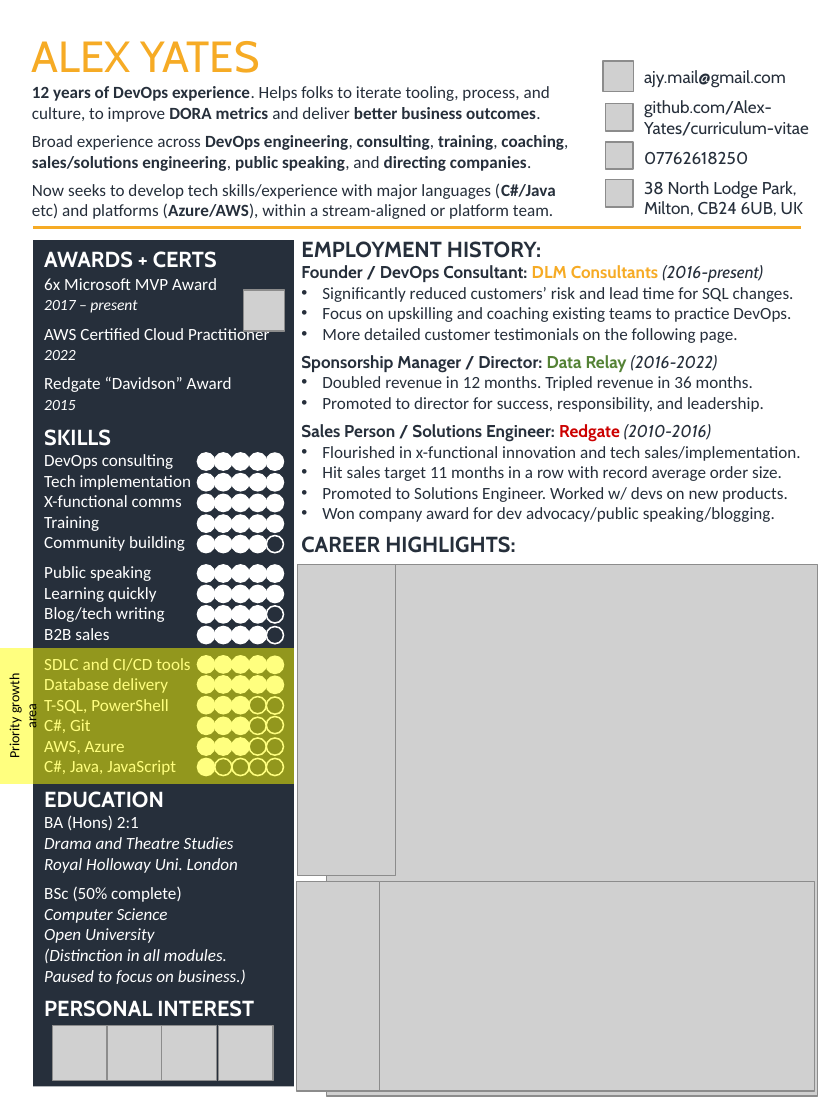
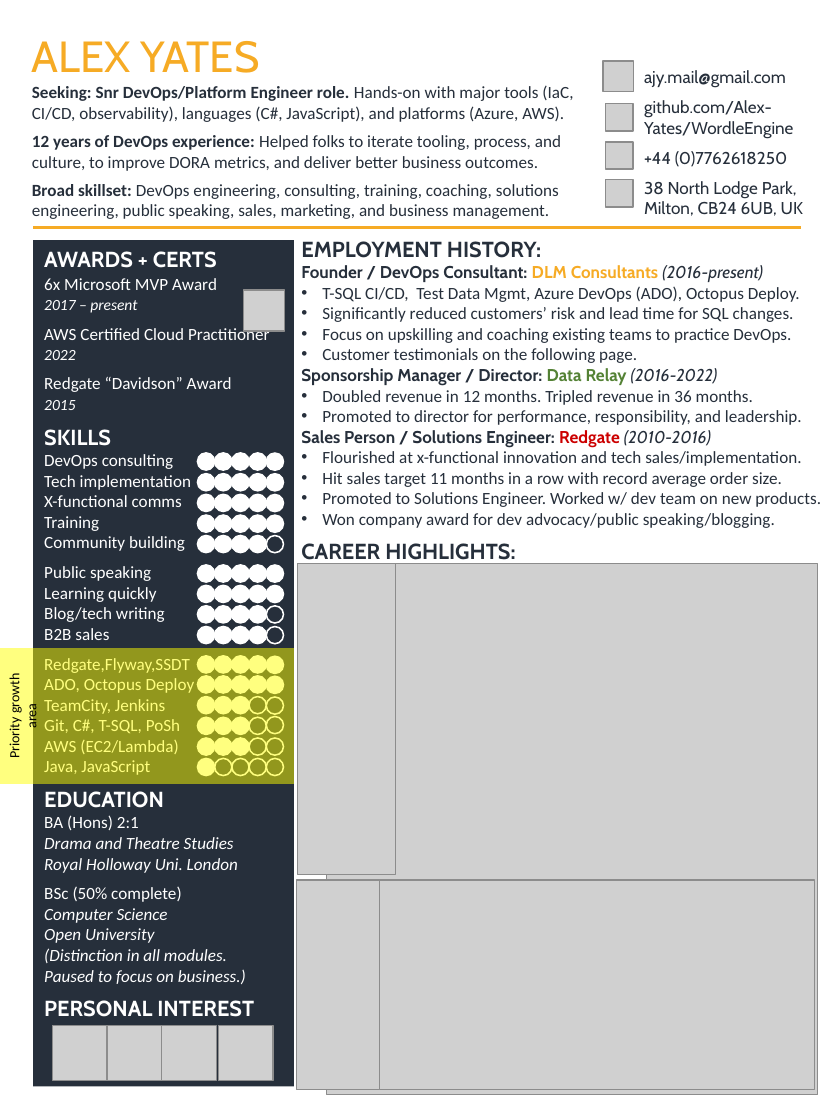
Before and after one commit to Alex-Yates/curriculum-vitae, a slide deck: slide 1 of src/CV_AlexYates_US.pptx. Drawn at 840x1120 pixels with LibreOffice and Linux fonts; fonts in the diff are those of the drawing; grey boxes stand for pictures. Boxes give left, top, right and bottom in pixels: in the first picture for what was removed or moved away, otherwise in the second. Text is boxed around its words. In the diff, an @@ line names an element or a change of style, - is before the commit and + after.

Commit message:
Updated following feedback from Ben

```diff
--- a/src/CV_AlexYates_US.pptx
+++ b/src/CV_AlexYates_US.pptx
@@ text at (x1=32, y1=85, x2=573, y2=219): text changed @@
-12 years of DevOps experience. Helps folks to iterate tooling, process, and culture, to improve DORA metrics and deliver better business outcomes.
-Broad experience across DevOps engineering, consulting, training, coaching, sales/solutions engineering, public speaking, and directing companies.
-Now seeks to develop tech skills/experience with major languages (C#/Java etc) and platforms (Azure/AWS), within a stream-aligned or platform team.
+Seeking: Snr DevOps/Platform Engineer role. Hands-on with major tools (IaC, CI/CD, observability), languages (C#, JavaScript), and platforms (Azure, AWS).
+12 years of DevOps experience: Helped folks to iterate tooling, process, and culture, to improve DORA metrics, and deliver better business outcomes.
+Broad skillset: DevOps engineering, consulting, training, coaching, solutions engineering, public speaking, sales, marketing, and business management.
@@ text at (x1=644, y1=100, x2=794, y2=167): text changed @@
-github.com/Alex-Yates/curriculum-vitae
-07762618250
+github.com/Alex-Yates/WordleEngine
++44 (0)7762618250
@@ text at (x1=322, y1=287, x2=800, y2=302): paragraph added @@
+• T-SQL CI/CD, Test Data Mgmt, Azure DevOps (ADO), Octopus Deploy.
@@ text at (x1=322, y1=348, x2=637, y2=363): text changed @@
-• More detailed customer testimonials on the following page.
+• Customer testimonials on the following page.
@@ text at (x1=322, y1=410, x2=802, y2=425): text changed @@
-• Promoted to director for success, responsibility, and leadership.
+• Promoted to director for performance, responsibility, and leadership.
@@ text at (x1=322, y1=451, x2=801, y2=466): text changed @@
-• Flourished in x-functional innovation and tech sales/implementation.
+• Flourished at x-functional innovation and tech sales/implementation.
@@ text at (x1=322, y1=492, x2=821, y2=507): text changed @@
-• Promoted to Solutions Engineer. Worked w/ devs on new products.
+• Promoted to Solutions Engineer. Worked w/ dev team on new products.
@@ text in rectangle at (x1=44, y1=658, x2=195, y2=775): text changed @@
-SDLC and CI/CD tools
-Database delivery
-T-SQL, PowerShell
-C#, Git
-AWS, Azure
-C#, Java, JavaScript
+Redgate,Flyway,SSDT
+ADO, Octopus Deploy
+TeamCity, Jenkins
+Git, C#, T-SQL, PoSh
+AWS (EC2/Lambda)
+Java, JavaScript
```
Also in this commit, not shown: 3 other files.
